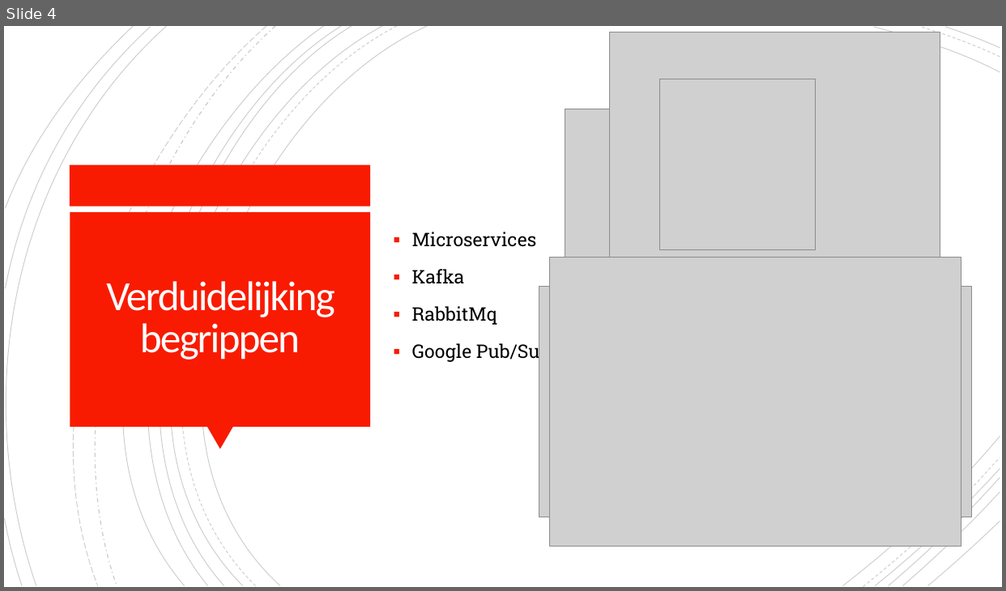
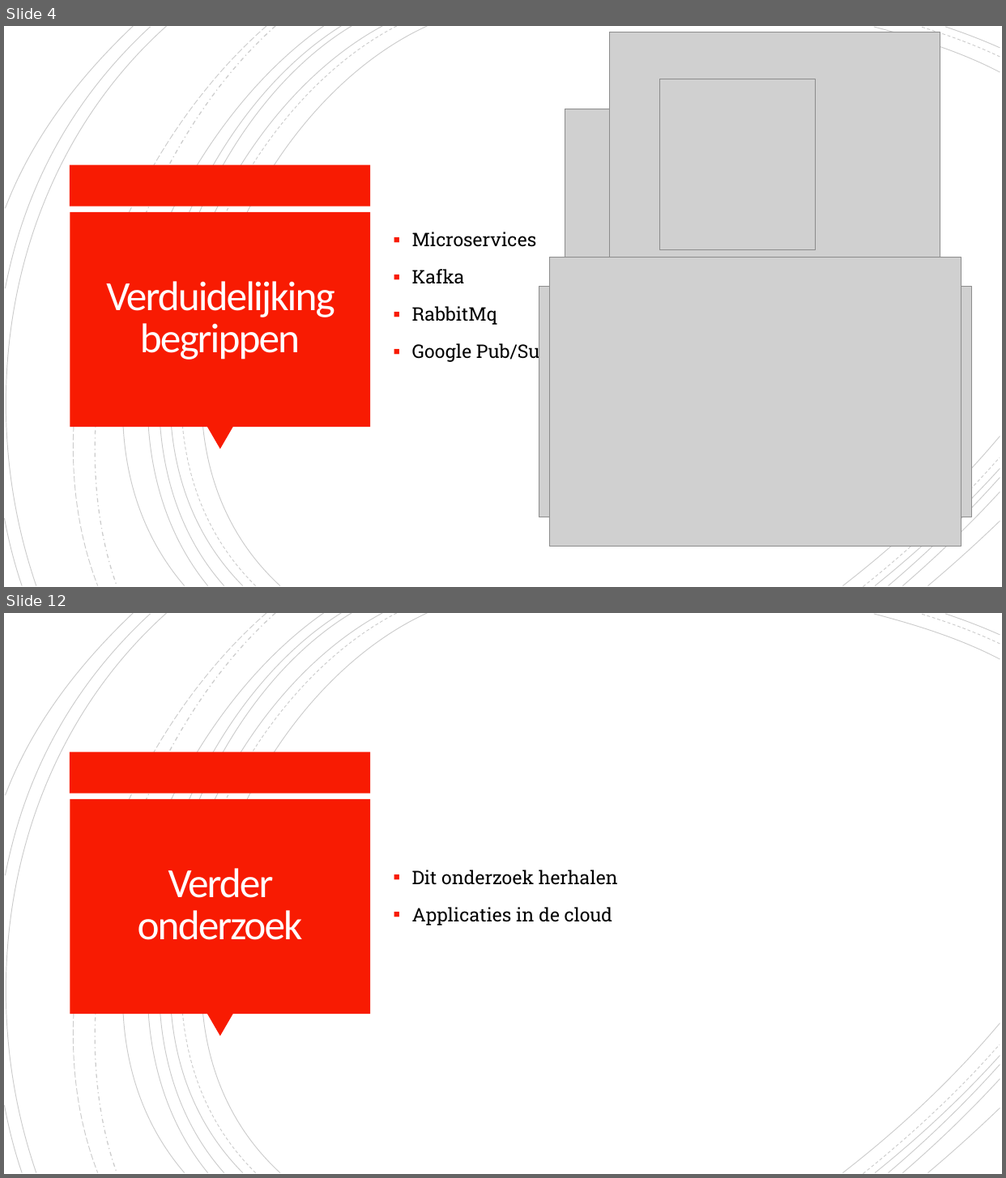
Before and after one commit to 637611rd/BP_Ruben, a slide deck: Bachelorproef.pptx. Shown one above the other, each under a label of ours: slide 4 before the commit, slides 4 and 12 after it; the slides between them are not shown. The pictures are 1006x591 and 1006x1178 pixels, drawn with LibreOffice and Linux fonts; fonts in the diff are those of the drawing; grey boxes stand for pictures. Boxes give left, top, right and bottom in pixels: in the first picture for what was removed or moved away, otherwise in the second. Text is boxed around its words. In the diff, an @@ line names an element or a change of style, - is before the commit and + after.

```diff
--- a/Bachelorproef.pptx
+++ b/Bachelorproef.pptx
@@ slide 12 added at <box>4,613,1002,1174</box>, background #FFFFFF; not listed: 24 template elements that a slide beside it also shows @@
@@ title added at <box>138,868,303,940</box>, 40 pt, text #FFFEFF @@
+Verder onderzoek
@@ text added at <box>412,870,618,926</box>, 18 pt, text #000000 @@
+▪ Dit onderzoek herhalen
+▪ Applicaties in de cloud
```
Also in this commit, not shown: 8 other slides added, 4 other files.
